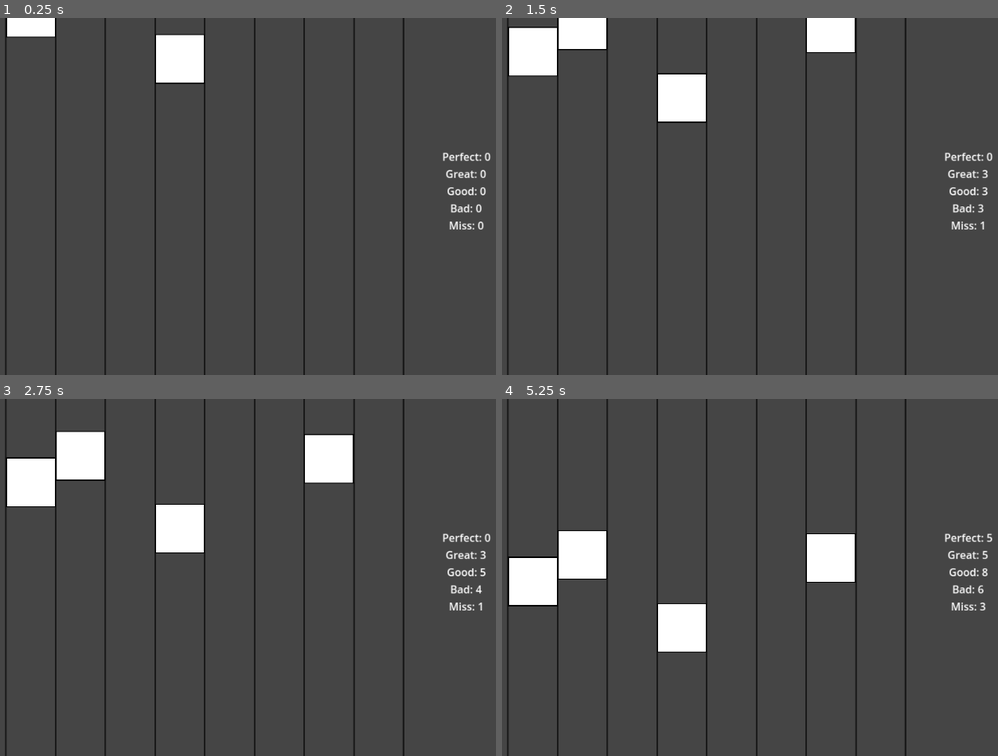
Above: before the commit, frames 1-4 (two rows, left to right).
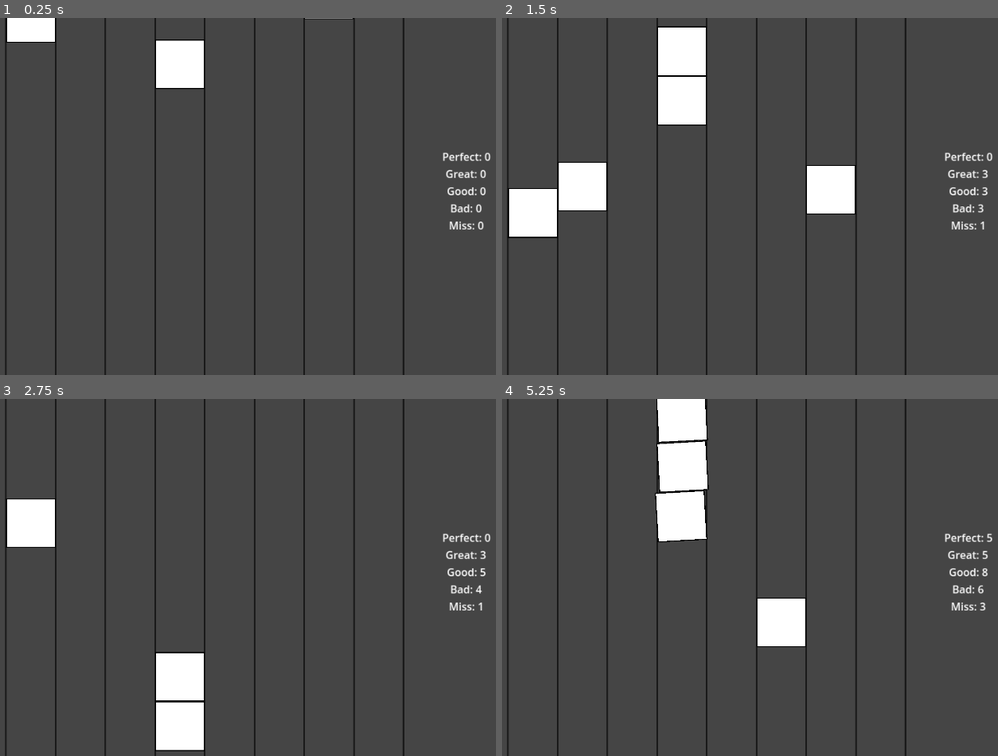
Above: after the commit, the same moments.

Repository: jareeeeeeeeeeeeeee/rhythm-game
Game: Godot game, scene res://node_2d.tscn
The game is run twice, just before and just after one commit, with the same random seed, the same clock (stepped at 60 frames per second) and the same inputs.
Inputs:
- Up to frame 1 (0.25 s): no input
- Up to frame 2 (1.5 s): tap Enter at 0.5 s; hold D 0.53-1.28 s; hold F 0.53-1.28 s; hold S from 1.28 s (still down); tap G at 1.35 s
- Up to frame 3 (2.75 s): release S at 2.03 s; hold D from 2.03 s (still down); hold F from 2.03 s (still down)
- Up to frame 4 (5.25 s): release F at 2.78 s; tap G at 2.85, 4.35 s; release D at 3.53 s; hold F 3.53-4.28 s; hold A 3.53-5.03 s; hold S from 5.03 s (still down); hold F from 5.03 s (still down)

The runs differ from the first frame. In frame 1, 0.6% of the frame differs, in the area x 1-72%, y 0-20%; in frame 2, 8.9%; in frame 3, 9.2%; in frame 4, 11%, in the area x 1-72%, y 0-72%.

Commit message:
Notes are now Bacteria

Diff:
--- a/label.gd
+++ b/label.gd
@@ -5,7 +5,7 @@
 func _process(delta: float):
 	text = "Perfect: " + str(notes["perfect"]) + "\nGreat: " + str(notes["great"]) + "\nGood: " + str(notes["good"]) + "\nBad: " + str(notes["bad"]) + "\nMiss: " + str(notes["miss"])
 
-func _input(ev) -> void:
+func _input(ev):
 	if Input.is_key_pressed(KEY_A) and not ev.echo:
 		notes["perfect"] += 1
 	if Input.is_key_pressed(KEY_S) and not ev.echo:
--- /dev/null
+++ b/node_2d.gd
@@ -0,0 +1,13 @@
+extends Node2D
+
+var timer = 60
+
+var note_preload = preload("Note.tscn")
+
+func _process(_delta: float):
+	timer -= 1
+	if timer == 0:
+		timer = 60
+		var note = note_preload.instantiate()
+
+		add_child(note)
--- a/node_2d.tscn
+++ b/node_2d.tscn
@@ -1,9 +1,11 @@
-[gd_scene load_steps=3 format=3 uid="uid://rnlkyejy4c04"]
+[gd_scene load_steps=4 format=3 uid="uid://rnlkyejy4c04"]
 
 [ext_resource type="PackedScene" uid="uid://ccg1j817nug8u" path="res://Background.tscn" id="1_0e48y"]
+[ext_resource type="Script" uid="uid://dm3yuce6iwsnb" path="res://node_2d.gd" id="1_epypp"]
 [ext_resource type="PackedScene" uid="uid://bbhciduwoai38" path="res://Note.tscn" id="1_wtcfe"]
 
 [node name="Node2D" type="Node2D"]
+script = ExtResource("1_epypp")
 
 [node name="Background" parent="." instance=ExtResource("1_0e48y")]
 
--- a/note.gd
+++ b/note.gd
@@ -1,7 +1,10 @@
 extends RigidBody2D
 
 @export_range(1,100)
-var speed = 2
+var speed = 10
+
+func _init():
+	self.position.x = 415 + randi_range(0,7) * 150
 
 func _process(delta: float):
 	self.position.y += speed
Not shown, added: node_2d.gd.uid
